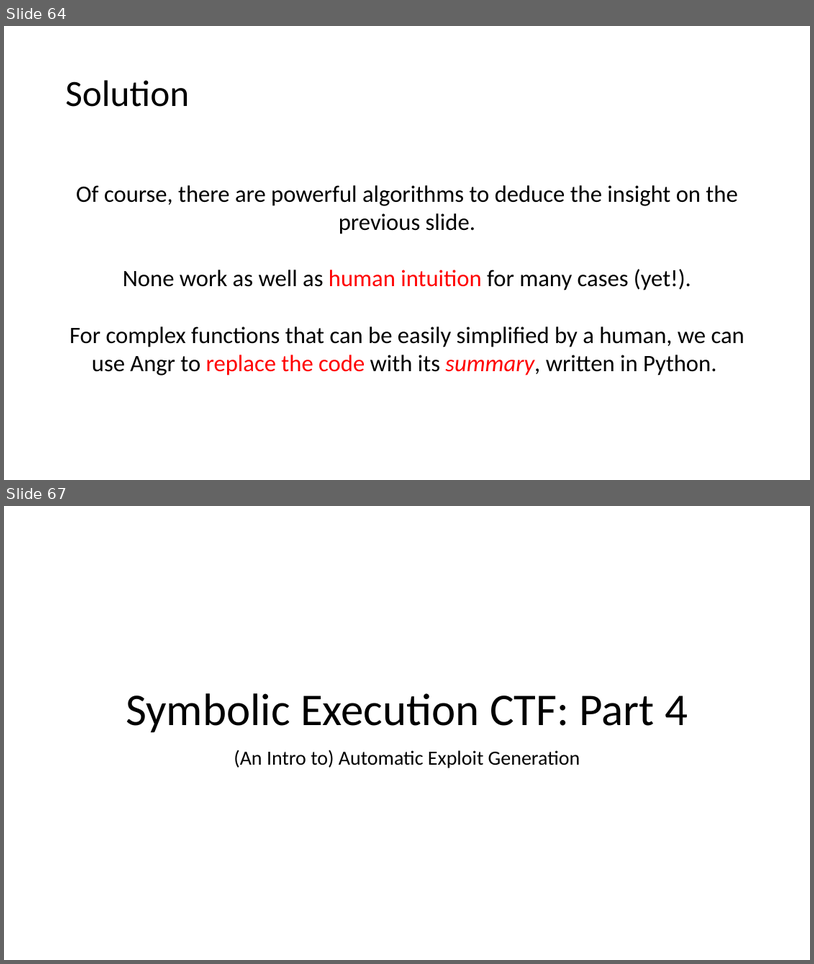
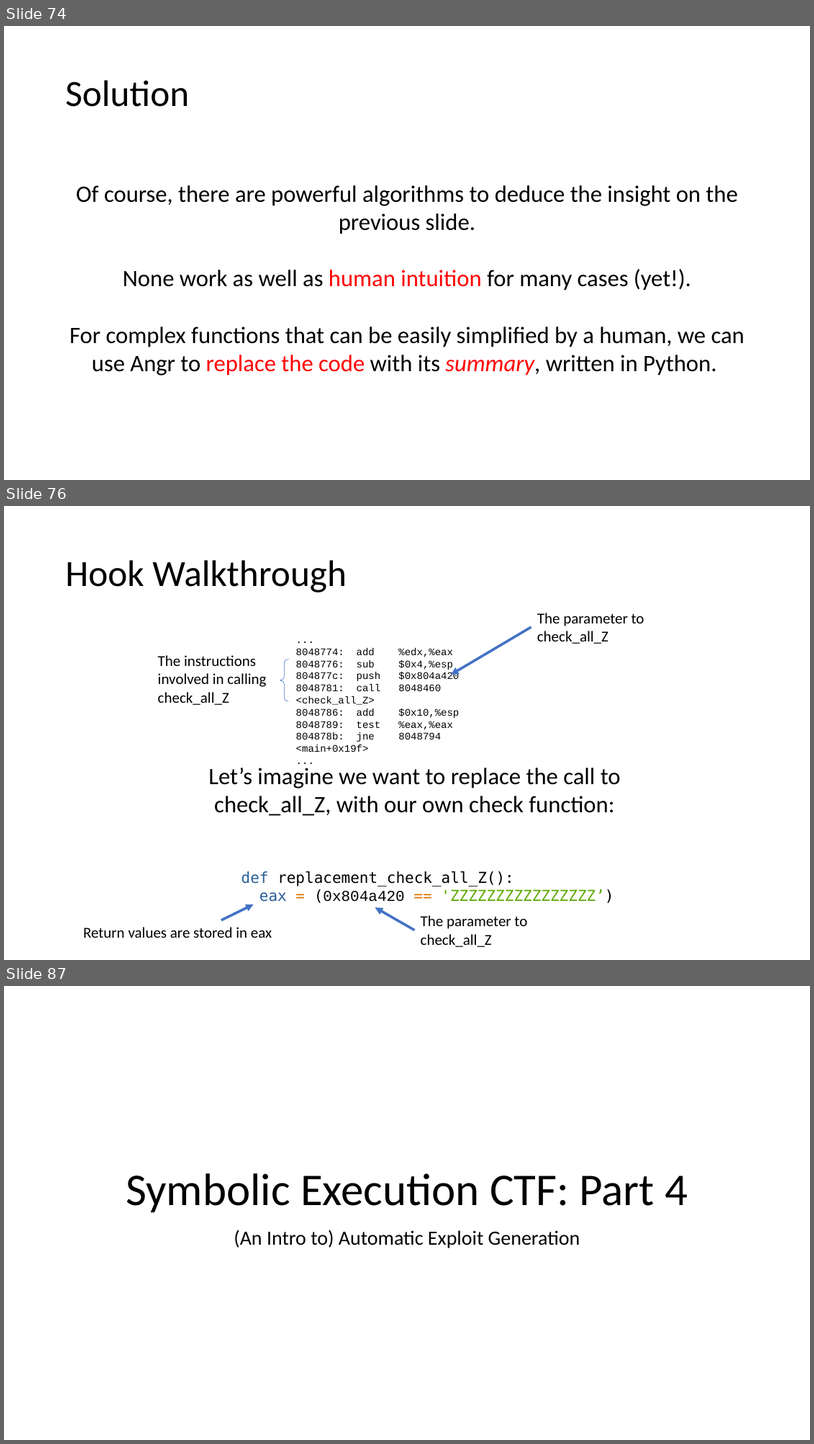
Before and after one commit to jakespringer/angr_ctf, a slide deck: SymbolicExecution.pptx. Shown one above the other, each under a label of ours: slides 64 and 67 before the commit, slides 74, 76 and 87 after it; the slides between them are not shown. The pictures are 814x964 and 814x1444 pixels, drawn with LibreOffice and Linux fonts; fonts in the diff are those of the drawing. Boxes give left, top, right and bottom in pixels: in the first picture for what was removed or moved away, otherwise in the second. Text is boxed around its words. In the diff, an @@ line names an element or a change of style, - is before the commit and + after.

```diff
--- a/SymbolicExecution.pptx
+++ b/SymbolicExecution.pptx
@@ slide 76 added at <box>4,506,810,960</box>, background #FFFFFF @@
@@ title added at <box>65,560,347,592</box>, 44 pt, text #000000 @@
+Hook Walkthrough
@@ text added at <box>538,613,645,644</box>, 18 pt, text #000000 @@
+The parameter to check_all_Z
@@ arrow added from (532, 627) to (451, 674), #4472C4 3 pt @@
@@ text added at <box>158,655,266,705</box>, 18 pt, text #000000 @@
+The instructions involved in calling check_all_Z
@@ text added at <box>296,648,459,739</box>, 12 pt, text #000000 @@
+...
+8048774: add %edx,%eax
+8048776: sub $0x4,%esp
+804877c: push $0x804a420
+8048781: call 8048460 <check_all_Z>
+8048786: add $0x10,%esp
+8048789: test %eax,%eax
+804878b: jne 8048794 <main+0x19f>
+...
@@ left brace added at <box>280,659,289,701</box>, outline #4472C4 0.5 pt @@
@@ text added at <box>208,767,621,816</box>, 28 pt, text #000000 @@
+Let’s imagine we want to replace the call to check_all_Z, with our own check function:
@@ text added at <box>242,871,614,903</box>, 18 pt, text #000000 @@
+def replacement_check_all_Z():
+eax = (0x804a420 == 'ZZZZZZZZZZZZZZZZ’)
@@ arrow added from (221, 920) to (254, 904), #4472C4 3 pt @@
@@ arrow added from (415, 930) to (376, 907), #4472C4 3 pt @@
@@ text added at <box>421,915,527,947</box>, 18 pt, text #000000 @@
+The parameter to check_all_Z
@@ text added at <box>83,926,272,937</box>, 18 pt, text #000000 @@
+Return values are stored in eax
@@ what was slide 64 is now slide 74 @@
@@ what was slide 67 is now slide 87 @@
```
Also in this commit, not shown: 1 slide changed, 20 other slides added, 1 slide removed.
